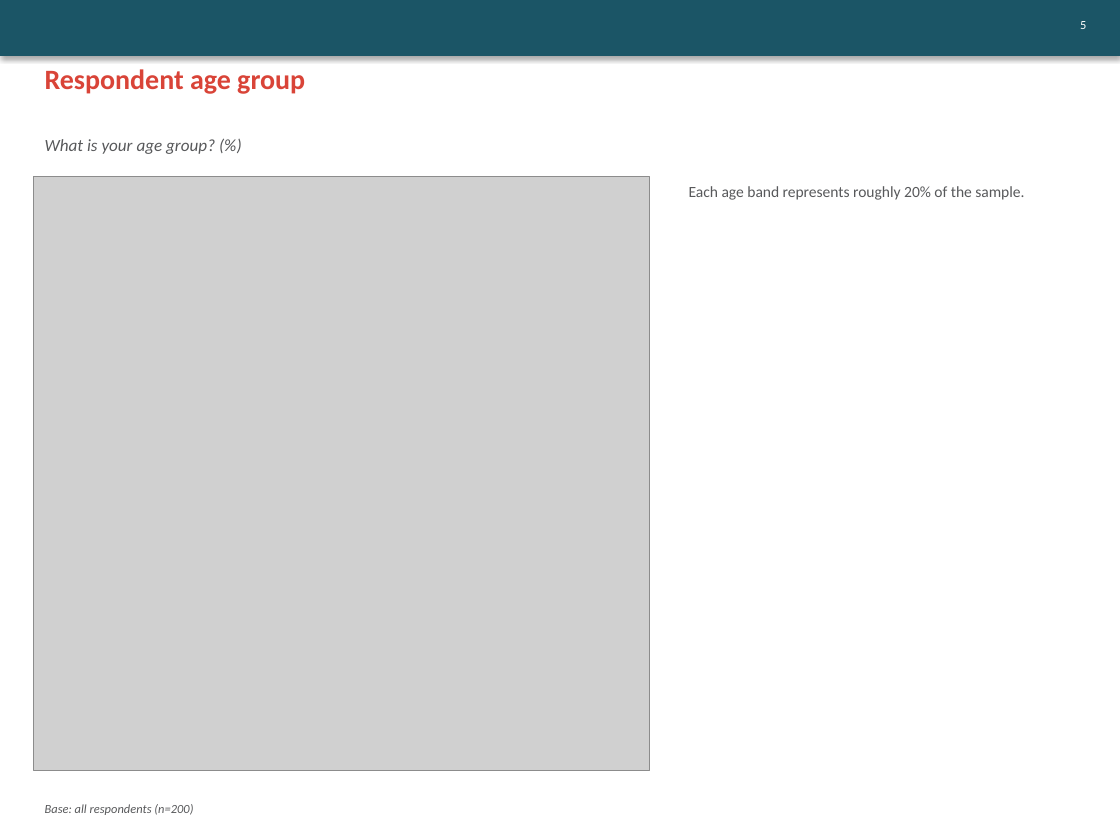
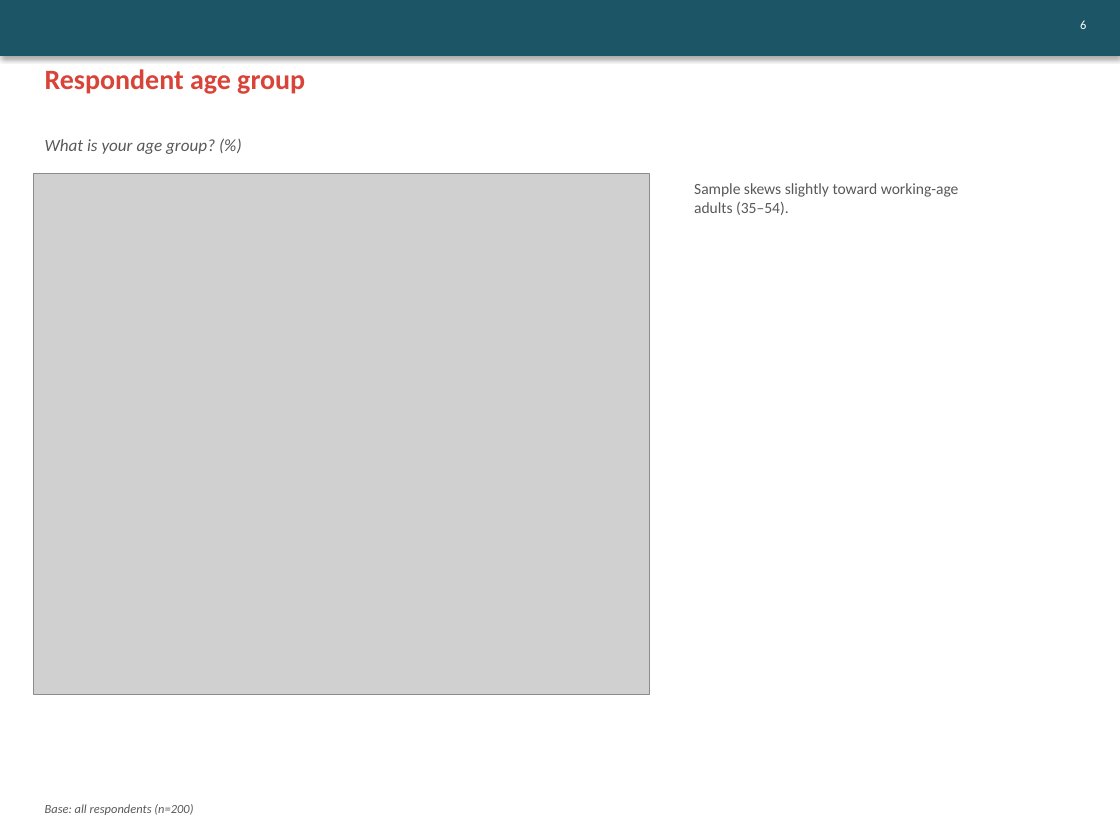
Before and after one commit to ThomasB4242/Test-1, a slide deck: slide 10 of sample_data/output.pptx (slide 9 before the commit). Drawn at 1120x840 pixels with LibreOffice and Linux fonts; fonts in the diff are those of the drawing; grey boxes stand for pictures. Boxes give left, top, right and bottom in pixels: in the first picture for what was removed or moved away, otherwise in the second. Text is boxed around its words. In the diff, an @@ line names an element or a change of style, - is before the commit and + after.

```diff
--- a/sample_data/output.pptx
+++ b/sample_data/output.pptx
@@ picture: place and size @@
-picture at [34,177,650,771]
+picture at [34,174,650,694]
@@ text at [694,183,959,215]: text changed @@
-Each age band represents roughly 20% of the sample.
+Sample skews slightly toward working-age
+adults (35–54).
```
Also in this commit, not shown: 2 other slides changed, 6 slides added, 5 slides removed, 5 other files.
